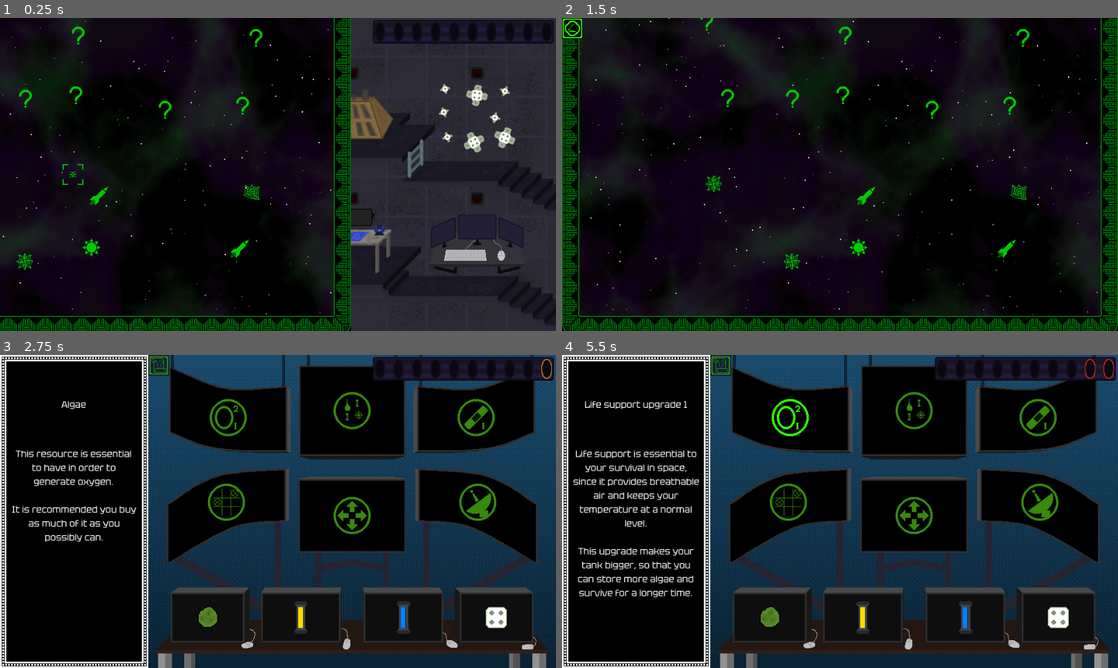
Above: before the commit, frames 1-4 (two rows, left to right).
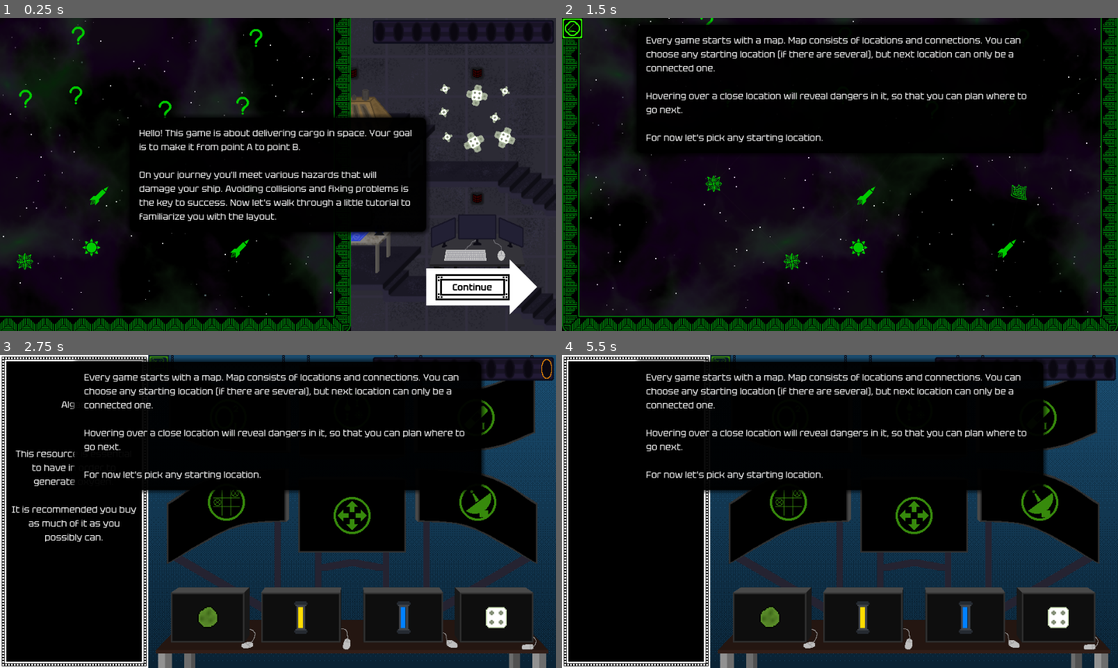
Above: after the commit, the same moments.

Repository: kedalovo/-SG-Spaceship-Management
Game: Godot game, scene res://Game Scene/Game.tscn
The game is run twice, just before and just after one commit, with the same random seed, the same clock (stepped at 60 frames per second) and the same inputs.
Inputs (mouse positions are in pixels of both pictures, inside the frame that each line leads up to):
- Up to frame 1 (0.25 s): no input
- Up to frame 2 (1.5 s): click (1034, 287) at 0.5 s, where only the run after the commit has a clickable "Continue"; click (573, 27) at 1.25 s
- Up to frame 3 (2.75 s): click (227, 617) at 2 s
- Up to frame 4 (5.5 s): click (862, 617) at 2.75 s; click (967, 617) at 3.5 s; click (1056, 617) at 4.25 s; click (789, 408) at 5 s

The runs differ from the first frame. In frame 1, 12% of the frame differs, in the area x 11-97%, y 30-95%; in frame 2, 9.6%; in frame 3, 15%; in frame 4, 17%, in the area x 2-100%, y 0-78%.

Commit message:
Tutorial is functionally done. All that's left to do is smooth out the things that tutorial interacts with - map and systems problems.

Diff:
--- a/Game Scene/Game.tscn
+++ b/Game Scene/Game.tscn
@@ -1235,6 +1235,18 @@
 "update": 1,
 "values": [true]
 }
+tracks/6/type = "value"
+tracks/6/imported = false
+tracks/6/enabled = true
+tracks/6/path = NodePath("Panel:visible")
+tracks/6/interp = 1
+tracks/6/loop_wrap = true
+tracks/6/keys = {
+"times": PackedFloat32Array(0),
+"transitions": PackedFloat32Array(1),
+"update": 1,
+"values": [true]
+}
 
 [sub_resource type="Animation" id="Animation_g577g"]
 resource_name = "tutorial_7_1_life_support"
@@ -2640,6 +2652,14 @@
 [node name="Tutorial" type="Node" parent="."]
 script = ExtResource("58_yyymu")
 
+[node name="Input Block" type="Control" parent="Tutorial"]
+visible = false
+z_index = 20
+layout_mode = 3
+anchors_preset = 0
+offset_right = 960.0
+offset_bottom = 540.0
+
 [node name="Animator" type="AnimationPlayer" parent="Tutorial"]
 libraries = {
 "": SubResource("AnimationLibrary_dtdha")
@@ -2656,6 +2676,7 @@
 offset_right = -784.0
 offset_bottom = 56.0
 grow_horizontal = 0
+mouse_filter = 2
 theme_override_styles/panel = SubResource("StyleBoxFlat_jkf77")
 
 [node name="Panel" type="PanelContainer" parent="Tutorial"]
@@ -2685,7 +2706,7 @@
 visible = false
 z_index = 20
 position = Vector2(736, 448)
-polygon = PackedVector2Array(0, -16, 144, -16, 144, -48, 208, 16, 144, 80, 144, 48, 0, 48)
+polygon = PackedVector2Array(0, -16, 144, -16, 144, -32, 192, 16, 144, 64, 144, 48, 0, 48)
 
 [node name="Continue Button" type="Button" parent="Tutorial/Arrow"]
 modulate = Color(0, 0, 0, 1)
@@ -2694,14 +2715,17 @@
 anchor_top = 1.0
 anchor_right = 1.0
 anchor_bottom = 1.0
-offset_left = 2.0
+offset_left = 16.0
 offset_top = -6.0
 offset_right = 144.0
 offset_bottom = 39.0
 grow_horizontal = 0
 grow_vertical = 0
+focus_mode = 0
+mouse_default_cursor_shape = 2
 theme = ExtResource("54_bi7ny")
 text = "BTN_CONTINUE"
+clip_text = true
 
 [connection signal="coin_got" from="Cabin/SubViewportContainer/SubViewport/Space" to="." method="_on_space_coin_got"]
 [connection signal="damaged" from="Cabin/SubViewportContainer/SubViewport/Space" to="." method="_on_damaged"]
--- a/Game Scene/game.gd
+++ b/Game Scene/game.gd
@@ -83,15 +83,14 @@
 var can_control_via_arrows: bool
 var is_store_open: bool
 var is_map_open: bool
-var is_tutorial: bool
-
-var tt_is_map: bool
+var is_tutorial: bool = true
 
 
 func _ready() -> void:
 	Input.set_custom_mouse_cursor(CURSOR_NORMAL, Input.CURSOR_ARROW)
 	Input.set_custom_mouse_cursor(CURSOR_POINTER, Input.CURSOR_POINTING_HAND)
 	if is_tutorial:
+		toggle_map(true)
 		setup_tutorial()
 	else:
 		toggle_map(true)
@@ -227,6 +226,8 @@
 	electrical_sprite.enabled = false
 	external_sprite.enabled = false
 	computer_sprite.enabled = false
+	Input.mouse_mode = Input.MOUSE_MODE_VISIBLE
+	map.cursor.hide()
 
 
 func _on_system_sprite_pressed(system_index: int) -> void:
@@ -236,26 +237,77 @@
 		GameManager.is_in_system = true
 		system_container.show()
 		sub_viewport_container.show()
-		if is_tutorial:
-			match system_index:
-				0: # Life support
-					pass
-				1: # Engines
-					pass
-				2: # Hull
-					pass
-				3: # Electrical
-					pass
-				4: # External
-					pass
-				5: # Computer
-					pass
+		#if is_tutorial:
+			#match system_index:
+				#0: # Life support
+					#pass
+				#1: # Engines
+					#pass
+				#2: # Hull
+					#pass
+				#3: # Electrical
+					#pass
+				#4: # External
+					#pass
+				#5: # Computer
+					#pass
 
 
 func _on_system_container_gui_input(event: InputEvent) -> void:
 	if event is InputEventMouseButton and event.is_pressed() and Input.is_mouse_button_pressed(MOUSE_BUTTON_LEFT) and GameManager.is_in_system:
 		systems[current_system_idx].close()
 		GameManager.is_in_system = false
+		match current_system_idx:
+			0: # Life support
+				tutorial.proceed()
+				life_support_sprite.enabled = false
+				engines_sprite.enabled = true
+				engines_sprite.damage()
+				smoke_1.emitting = true
+				smoke_2.emitting = true
+				smoke_3.emitting = true
+				smoke_4.emitting = true
+				engines_system._damage(2, game_manager.damage_types.PHYSICAL)
+			1: # Engines
+				if !engines_system.is_damaged:
+					tutorial.proceed()
+					engines_sprite.enabled = false
+					hull_sprite.enabled = true
+					hull_sprite.damage()
+					hull_system._damage(3, game_manager.damage_types.PHYSICAL)
+					systems_cracks.show()
+			2: # Hull
+				if !hull_system.is_damaged:
+					tutorial.proceed()
+					hull_sprite.enabled = false
+					electrical_sprite.enabled = true
+					electrical_system._damage(2, game_manager.damage_types.ELECTRICITY)
+					for sys in systems_visuals:
+						sys.toggle_crazy(true)
+					electrical_sprite.toggle_crazy(false)
+					electrical_sprite.damage()
+			3: # Electrical
+				if !electrical_system.is_damaged:
+					tutorial.proceed()
+					electrical_sprite.enabled = false
+					external_sprite.enabled = true
+					external_sprite.damage()
+					external_system._damage(2, game_manager.damage_types.PHYSICAL)
+					cabin.toggle_dirt(true)
+			4: # External
+				if !external_system.is_damaged:
+					tutorial.proceed()
+					external_sprite.enabled = false
+					computer_sprite.enabled = true
+					computer_sprite.damage()
+					computer_system._damage(2, game_manager.damage_types.ELECTRICITY)
+					clock.is_crazy = true
+					round_timer.paused = true
+			5: # Computer
+				if !computer_system.is_damaged:
+					tutorial.proceed()
+					computer_sprite.enabled = false
+
 		current_system_idx = -1
 
 
@@ -342,14 +394,15 @@
 
 func _on_space_new_location_set_up() -> void:
 	if is_tutorial:
-		pass
+		tutorial.proceed()
+		toggle_map(false)
 	else:
 		toggle_store(false)
 		start_round()
 
 
 func _on_space_coin_got() -> void:
-	game_manager.balance += 1
+	balance.value += 1
 
 
 func _on_store_item_bought(item: game_manager.store_items) -> void:
@@ -407,16 +460,21 @@
 func _on_tutorial_request(req: String) -> void:
 	match req:
 		"map":
-			tt_is_map = true
+			pass
+		"map_off":
+			map.cursor.hide()
 		"coin":
 			space.create_coin(5.0)
 			space.create_coin(7.5)
 			space.create_coin(10.0)
+			get_tree().create_timer(10.0).timeout.connect(tutorial.proceed)
 		"systems":
 			life_support_sprite.enabled = true
 			life_support_system._damage(1, game_manager.damage_types.HEAT)
-			life_support_system.add_fuel()
-			life_support_system.add_fuel()
-			life_support_system.add_fuel()
-			life_support_system.add_fuel()
-			life_support_system.add_fuel()
+			system_fog.toggle(true)
+			life_support_sprite.damage()
+			life_support_system.add_fuel()
+			life_support_system.add_fuel()
+			life_support_system.add_fuel()
+			life_support_system.add_fuel()
+			life_support_system.add_fuel()
--- a/Game Scene/tutorial.gd
+++ b/Game Scene/tutorial.gd
@@ -5,6 +5,7 @@
 
 
 @onready var animator: AnimationPlayer = $Animator
+@onready var input_block: Control = $"Input Block"
 
 
 const ANIM_LIST: Array[StringName] = [
@@ -29,17 +30,29 @@
 
 func start() -> void:
 	animator.play(&"tutorial_1_introduction")
+	toggle_input(false)
 
 
 func proceed() -> void:
 	animator.play(ANIM_LIST[ANIM_LIST.find(current_anim) + 1])
 
 
+func toggle_input(on: bool) -> void:
+	match on:
+		true:
+			input_block.hide()
+		false:
+			input_block.show()
+
+
 func _on_continue_button_pressed() -> void:
 	match current_anim:
 		&"tutorial_1_introduction":
 			proceed()
+			toggle_input(true)
 			request.emit("map")
+		&"tutorial_2_map":
+			request.emit("map_off")
 		&"tutorial_3_timer":
 			proceed()
 		&"tutorial_4_controls":
--- a/Map/map.gd
+++ b/Map/map.gd
@@ -322,7 +322,7 @@
 
 
 func tooltip_popup(node: map_node) -> void:
-	if node.is_wormhole:
+	if node.is_wormhole or node.is_secret:
 		return
 	map_tooltip.set_text(get_map_node_tooltip(node))
 	match node.difficulty:
